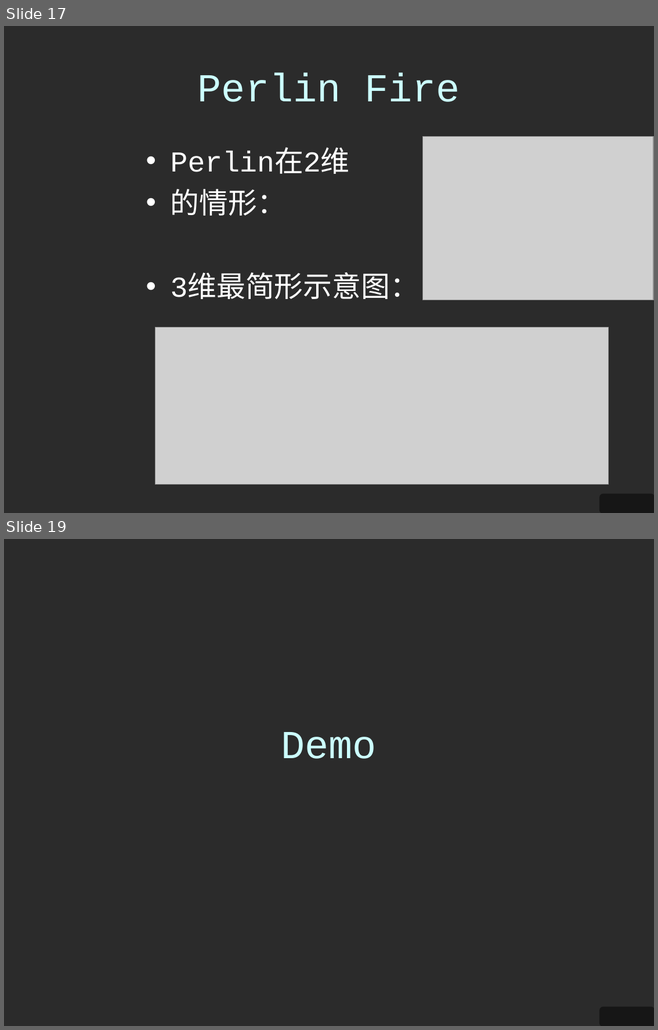
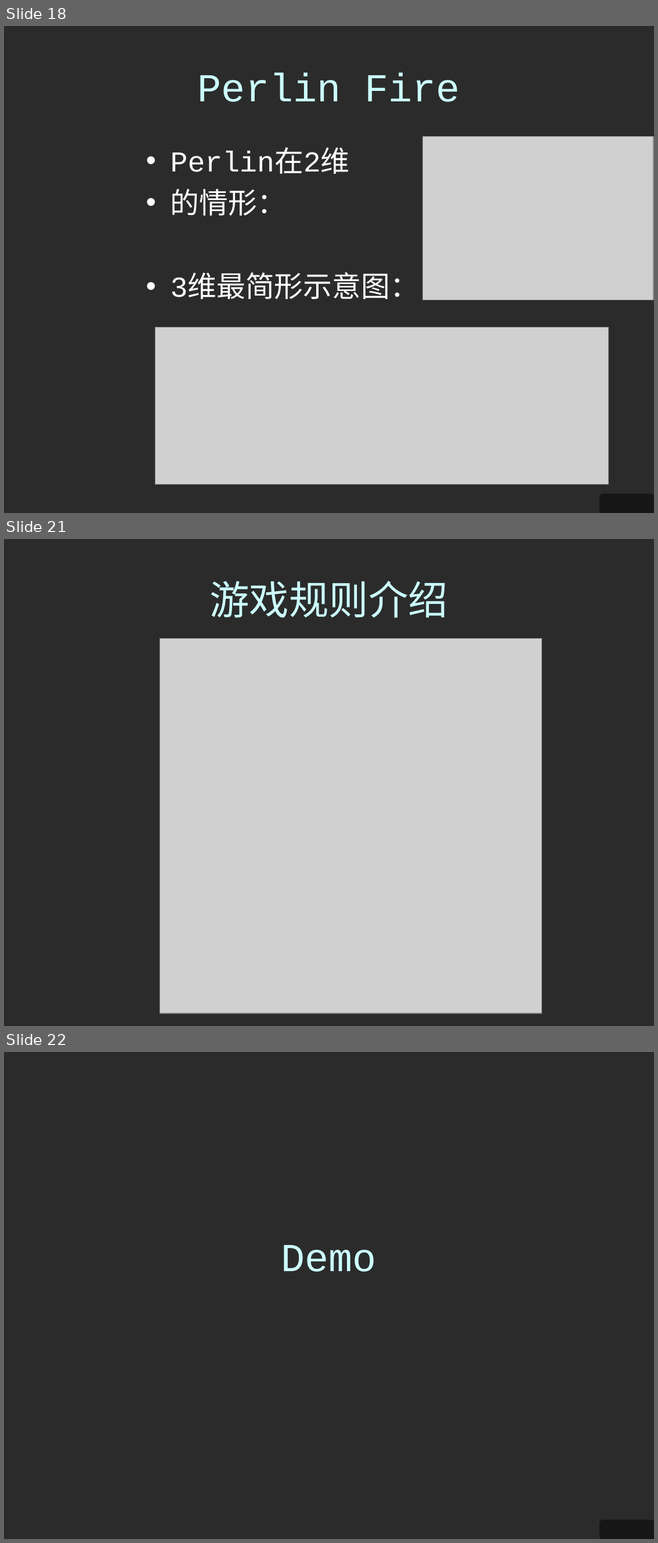
Before and after one commit to legendxcheng/rs-engine, a slide deck: doc/final presentation.ppt. Shown one above the other, each under a label of ours: slides 17 and 19 before the commit, slides 18, 21 and 22 after it; the slides between them are not shown. The pictures are 658x1030 and 658x1543 pixels, drawn with LibreOffice and Linux fonts; fonts in the diff are those of the drawing; grey boxes stand for pictures; background and template pictures are left out; a plain dark background stands for a picture behind light text. Boxes give left, top, right and bottom in pixels: in the first picture for what was removed or moved away, otherwise in the second. Text is boxed around its words. In the diff, an @@ line names an element or a change of style, - is before the commit and + after.

```diff
--- a/doc/final presentation.ppt
+++ b/doc/final presentation.ppt
@@ slide 21 added at box(4, 539, 654, 1026), background picture (left out) @@
@@ title added at box(209, 581, 448, 618), 44 pt, text #CCFFFF @@
+游戏规则介绍
@@ picture added at box(160, 638, 541, 1014) @@
@@ what was slide 17 is now slide 18 @@
@@ what was slide 19 is now slide 22 @@
```
Also in this commit, not shown: 7 slides changed, 2 other slides added.
